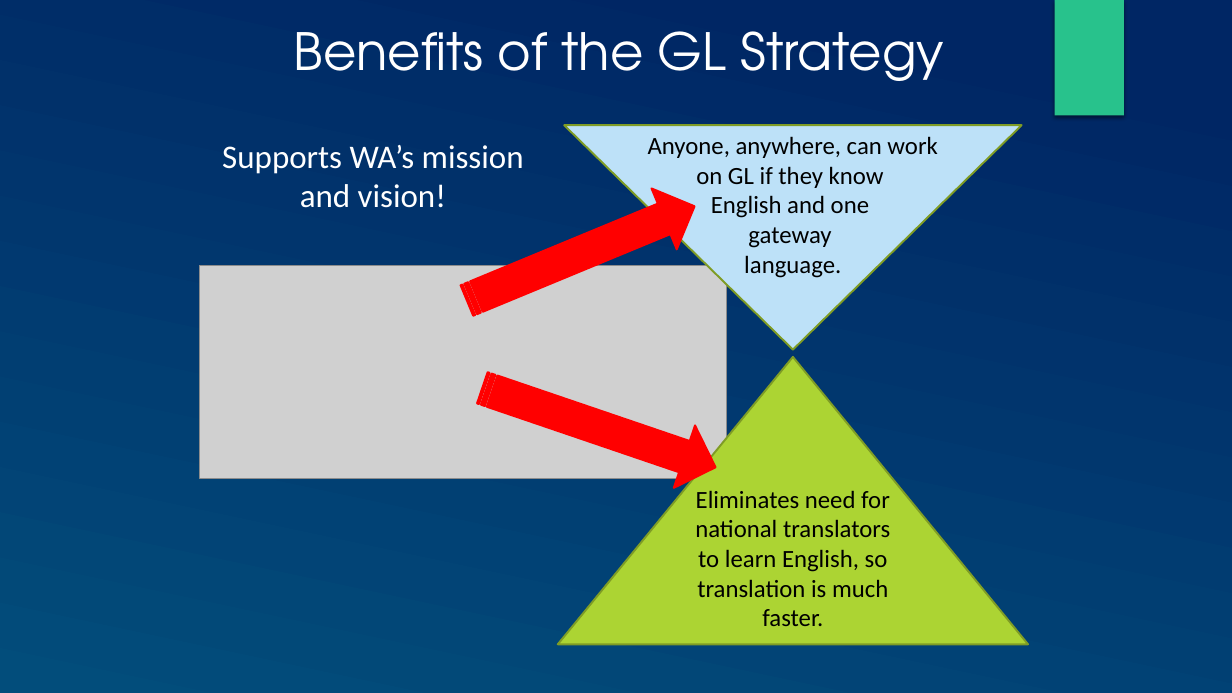
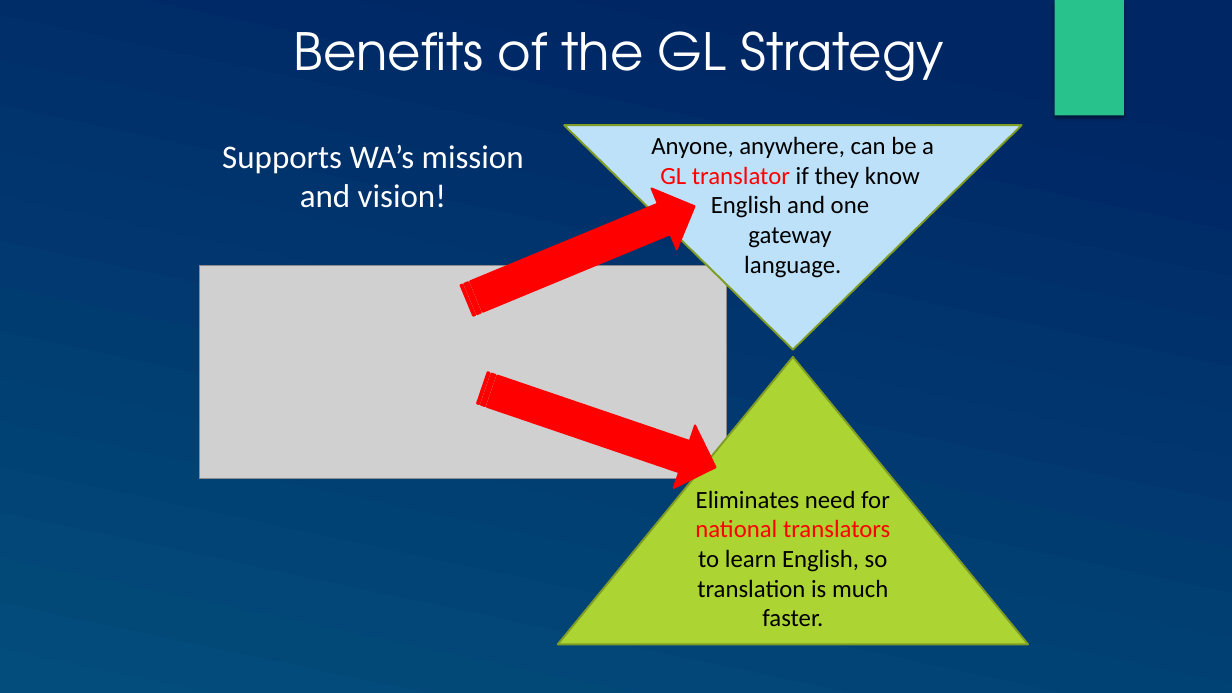
Before and after one commit to mondele/btt-writer-docs, a slide deck: slide 9 of docs/DGetStarted.pptx. Drawn at 1232x693 pixels with LibreOffice and Linux fonts; fonts in the diff are those of the drawing; grey boxes stand for pictures; background and template pictures are left out. Boxes give left, top, right and bottom in pixels: in the first picture for what was removed or moved away, otherwise in the second. Text is boxed around its words. In the diff, an @@ line names an element or a change of style, - is before the commit and + after.

```diff
--- a/docs/DGetStarted.pptx
+++ b/docs/DGetStarted.pptx
@@ text at <box>651,136,934,278</box>: text changed @@
-Anyone, anywhere, can work on GL if they know
-English and one
-gateway
-language.
+Anyone, anywhere, can be a GL translator if they know
+English and one
+gateway
+language.
@@ triangle "Eliminates need for national translators ..." at <box>558,357,1029,644</box>: text colour #000000 to #FF0000 in "national translators" @@
```
Also in this commit, not shown: 1 other file.
